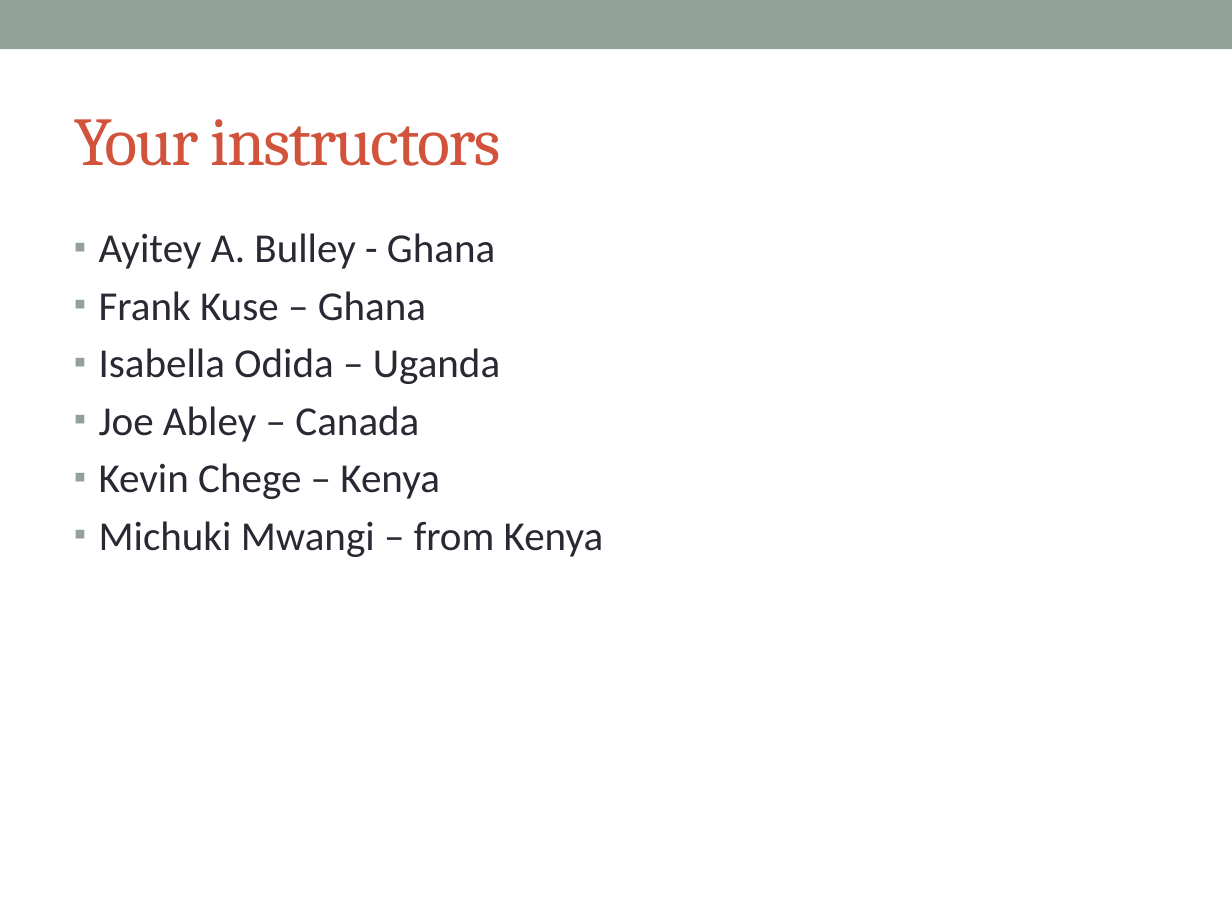
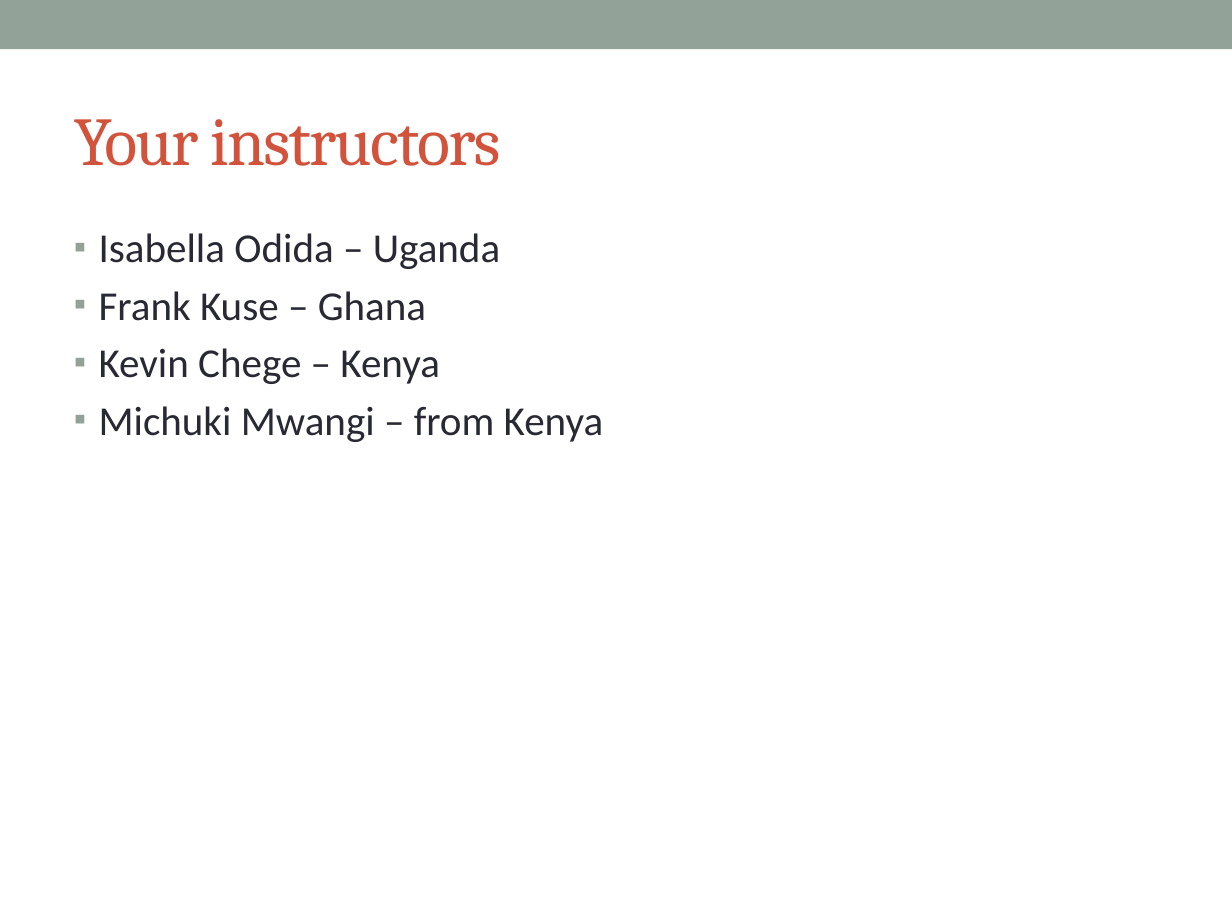
Before and after one commit to afnog/sse, a slide deck: slide 3 of intro/IntroPresentation.pptx. Drawn at 1232x924 pixels with LibreOffice and Linux fonts; fonts in the diff are those of the drawing. Boxes give left, top, right and bottom in pixels: in the first picture for what was removed or moved away, otherwise in the second. Text is boxed around its words. In the diff, an @@ line names an element or a change of style, - is before the commit and + after.

Commit message:
/ ‘intro/IntroPresentation.pptx’

```diff
--- a/intro/IntroPresentation.pptx
+++ b/intro/IntroPresentation.pptx
@@ text at bbox=[99, 233, 500, 269]: text changed @@
-▪ Ayitey A. Bulley - Ghana
+▪ Isabella Odida – Uganda
@@ text at bbox=[99, 348, 500, 442]: paragraphs removed @@
-▪ Isabella Odida – Uganda
-▪ Joe Abley – Canada
```
